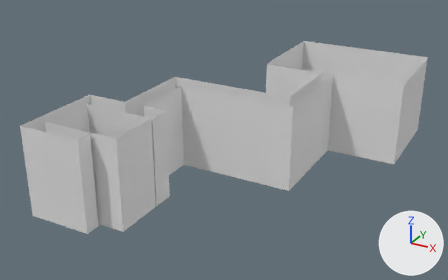
What one commit did to the Blender file Assets/scene_global.blend.
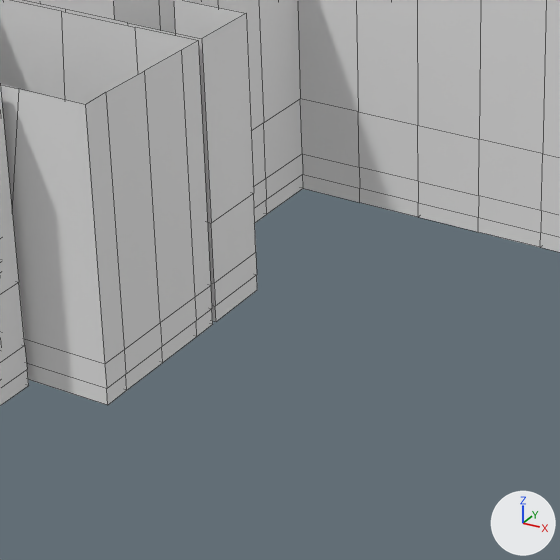
Each version is shown whole from a 50 mm lens placed at (62.6, -72.6, 54.3), pointed at (9.7, 23.6, 6.2), then close up on the part from 20% to 59% of the width and 38% to 100% of the height. The lights are fixed; the arrows at lower right show +X, +Y and +Z. The close-ups show mesh edges as thin lines. Materials are left out; every surface is plain grey.

The first close-up shows 'couloir', 'murs'.
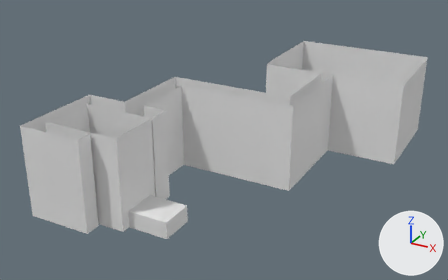
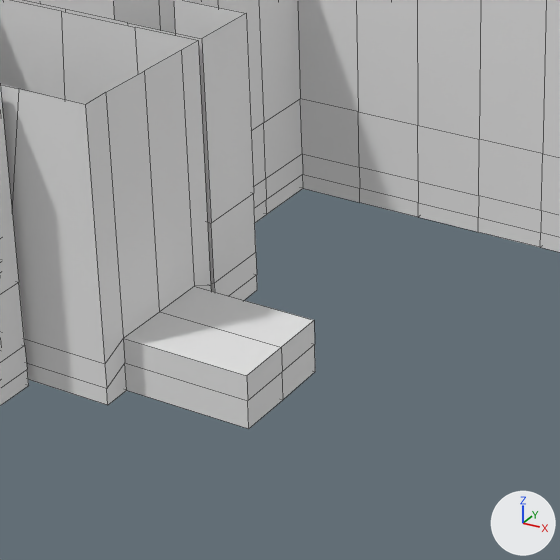
Boxes [x1, y1, x2, y2] around the edits, measured in the close-ups (560 x 560 px):
'murs', reshaped: before [0, 0, 257, 406]; after [0, 0, 315, 429]
part 1 of me_plane, built on: before [85, 41, 213, 405]; after [85, 41, 315, 429]

The change in detail:
me_plane is used by ob_murs; location (9.12, 21.43, 0.0); scale (40.0, 40.0, 1.0).
me_plane had 192 vertices, 173 faces and spanned x -0.5..-0.1, y -0.7..-0.3, z 0.0..16.6.
me_plane now has 200 vertices, 181 faces and spans x -0.5..0.1, y -0.7..-0.3, z 0.0..16.6.
Part 1, on me_plane:
4 faces are deleted.
3 vertices in x -0.1, y -0.6..-0.5, z 2.4 move by (0.0, 0.0, 0.7).
3 vertices move from x -0.1, y -0.6..-0.5, z 1.0 to x -0.1..0.1, y -0.6..-0.5, z 0.0..1.6.
8 vertices are added at x 0.1, y -0.6..-0.5, z 0.0..3.1.
12 new faces join them.
